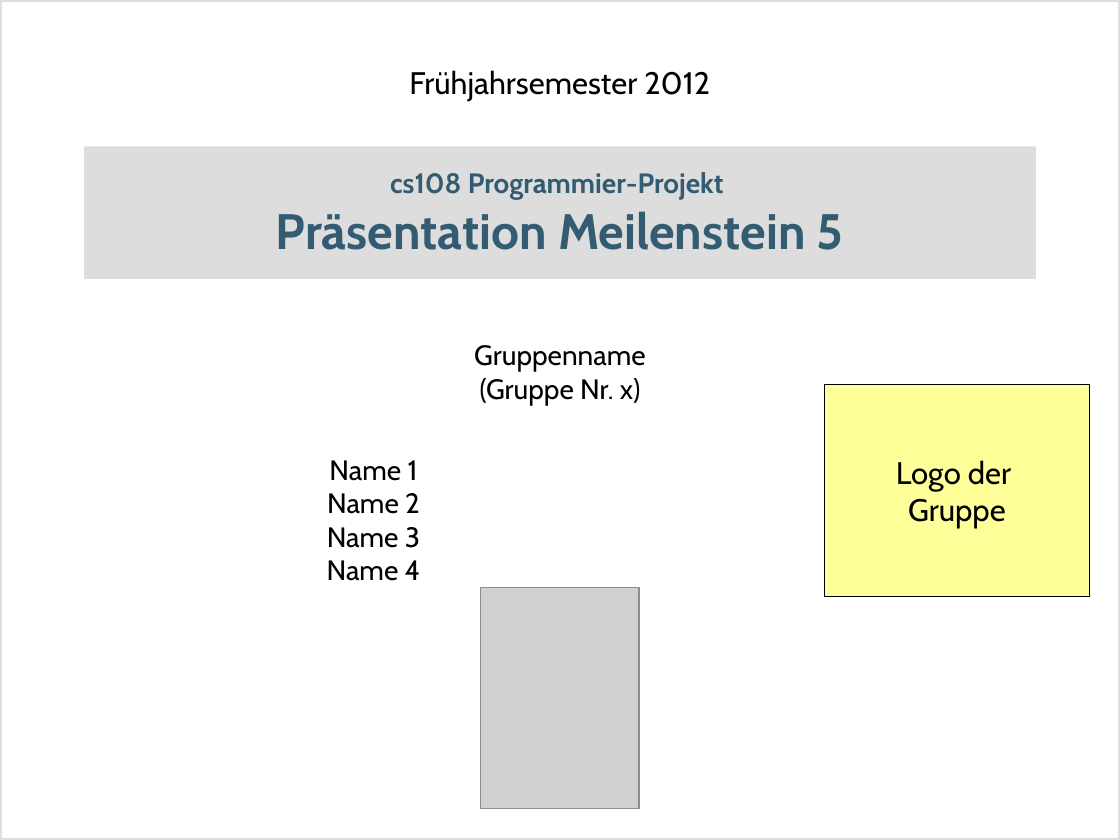
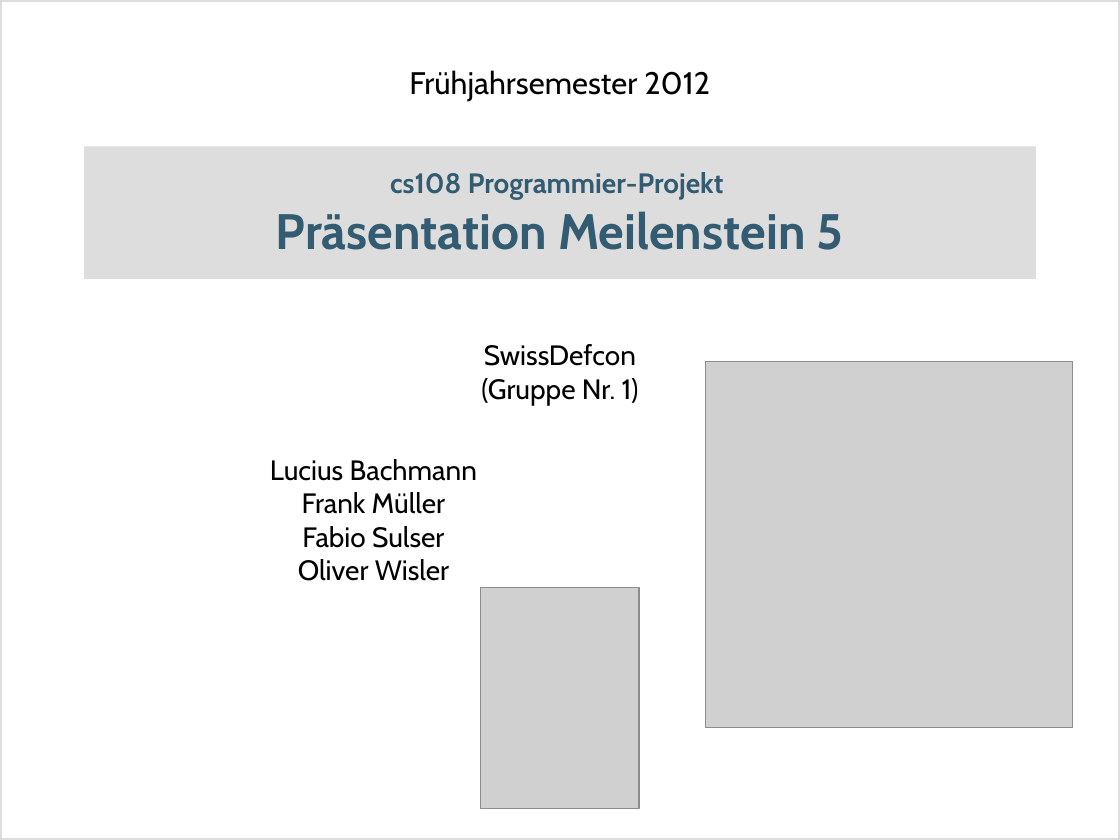
Before and after one commit to dihydrogenmonoxide/CS108, a slide deck: slide 1 of presentations/milestone_5/SwissDefcon_MS5.odp. Drawn at 1120x840 pixels with LibreOffice and Linux fonts; fonts in the diff are those of the drawing; grey boxes stand for pictures. Boxes give left, top, right and bottom in pixels: in the first picture for what was removed or moved away, otherwise in the second. Text is boxed around its words. In the diff, an @@ line names an element or a change of style, - is before the commit and + after.

```diff
--- a/presentations/milestone_5/SwissDefcon_MS5.odp
+++ b/presentations/milestone_5/SwissDefcon_MS5.odp
@@ text at [481,344,639,405]: text changed @@
-Gruppenname
-(Gruppe Nr. x)
+SwissDefcon
+(Gruppe Nr. 1)
@@ picture added at [706,362,1073,728] @@
@@ rectangle removed at [824,385,1089,597] @@
-Logo der
-Gruppe
@@ text at [270,459,477,581]: text changed @@
-Name 1
-Name 2
-Name 3
-Name 4
+Lucius Bachmann
+Frank Müller
+Fabio Sulser
+Oliver Wisler
```
Also in this commit, not shown: 3 other slides changed, 1 slide added, 2 slides removed.
